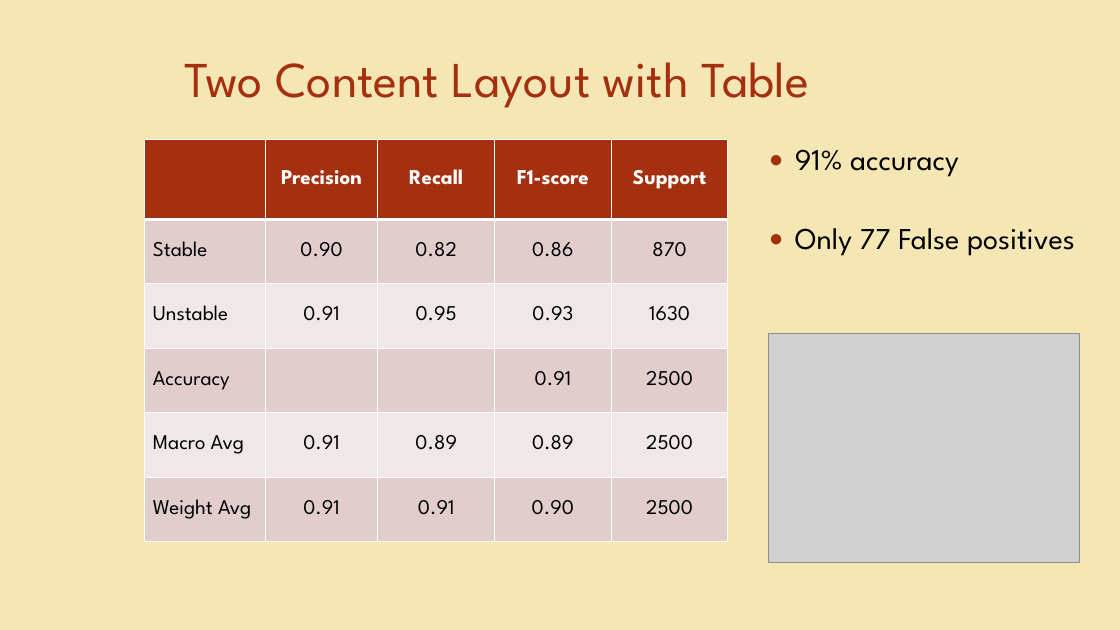
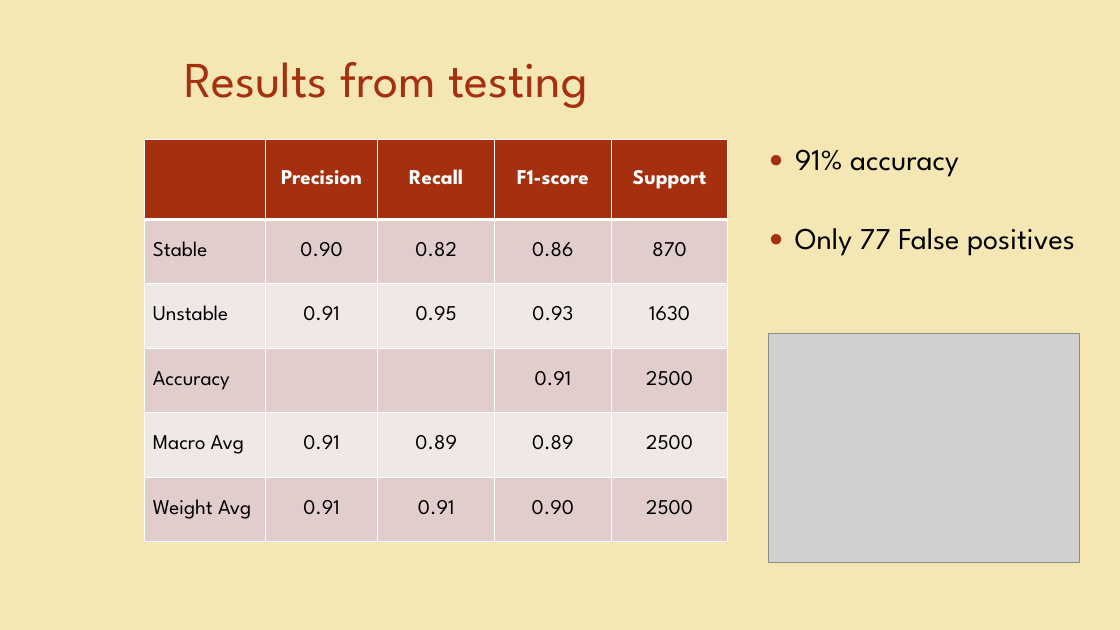
Before and after one commit to Shiromasteven/Decentralized-Smart-Grid-Demand-Side-Predictions, a slide deck: slide 7 of Decentralized Smart Energy Grid.pptx (slide 6 before the commit). Drawn at 1120x630 pixels with LibreOffice and Linux fonts; fonts in the diff are those of the drawing; grey boxes stand for pictures; background and template pictures are left out. Boxes give left, top, right and bottom in pixels: in the first picture for what was removed or moved away, otherwise in the second. Text is boxed around its words. In the diff, an @@ line names an element or a change of style, - is before the commit and + after.

```diff
--- a/Decentralized Smart Energy Grid.pptx
+++ b/Decentralized Smart Energy Grid.pptx
@@ title at [184, 62, 588, 108]: text changed @@
-Two Content Layout with Table
+Results from testing
```
Also in this commit, not shown: 3 other slides changed, 2 slides added.
